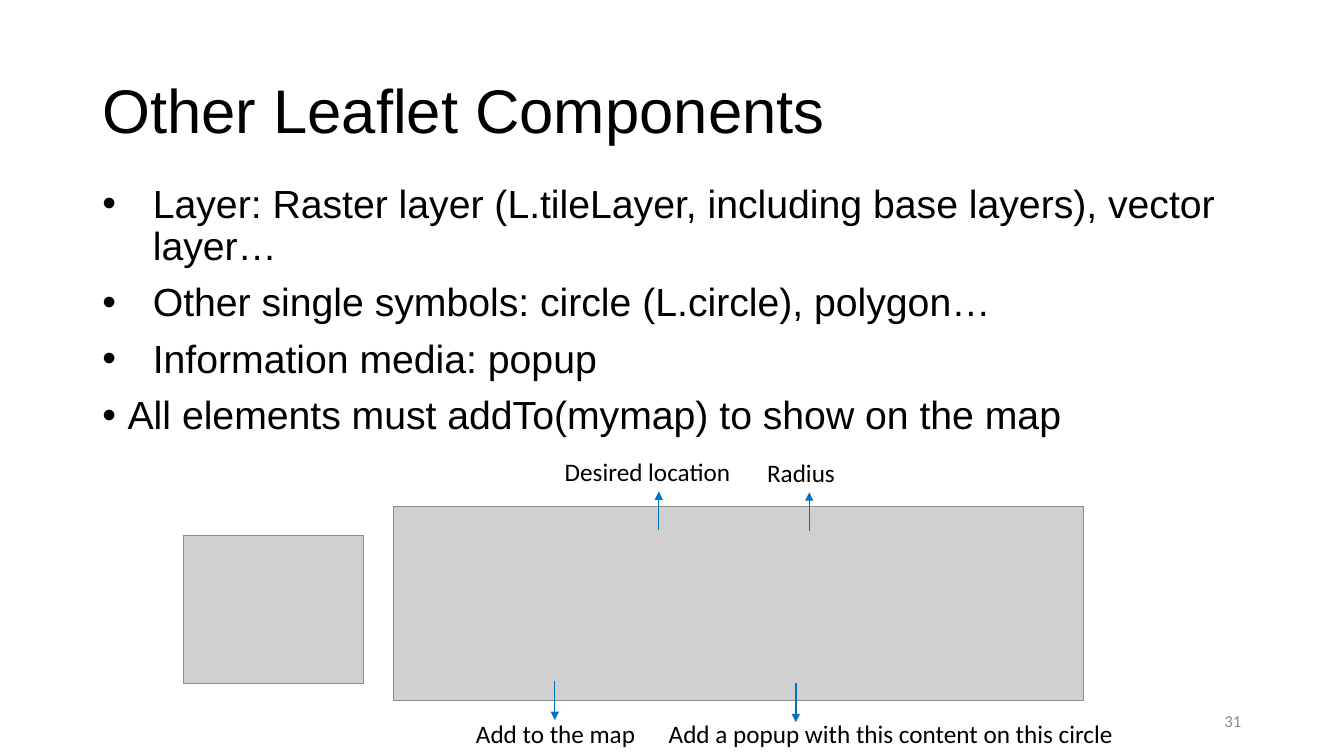
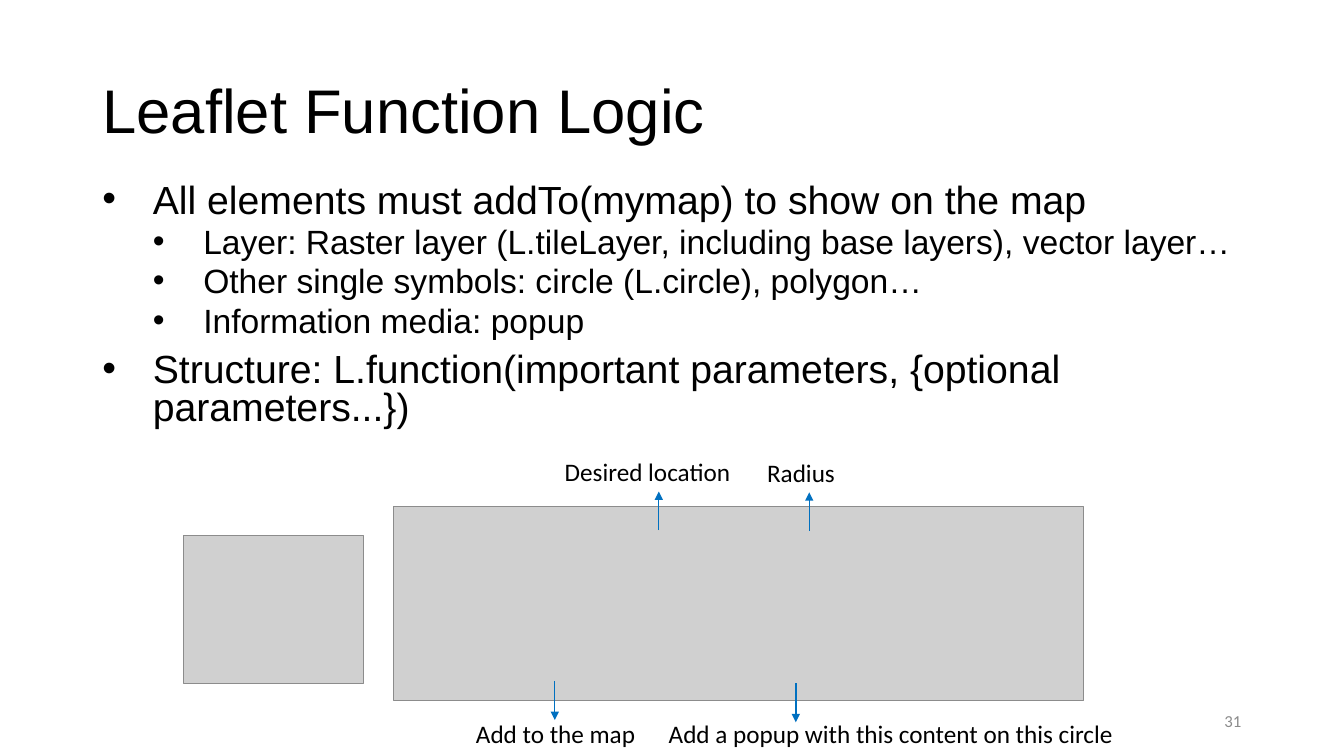
Before and after one commit to xiaohuiliugis/UCGIS-Fullstack-Geovisualization-Workshop, a slide deck: slide 31 of doc/presentation.pptx. Drawn at 1344x756 pixels with LibreOffice and Linux fonts; fonts in the diff are those of the drawing; grey boxes stand for pictures; background and template pictures are left out. Boxes give left, top, right and bottom in pixels: in the first picture for what was removed or moved away, otherwise in the second. Text is boxed around its words. In the diff, an @@ line names an element or a change of style, - is before the commit and + after.

Commit message:
Update powerpoint

```diff
--- a/doc/presentation.pptx
+++ b/doc/presentation.pptx
@@ title at [102,88,704,145]: text changed @@
-Other Leaflet Components
+Leaflet Function Logic
@@ text at [153,185,1086,222]: paragraph added @@
+• All elements must addTo(mymap) to show on the map
@@ text at [203,229,1230,340]: size 28 to 24 pt in "Layer: Raster layer (L.tileLayer, including base layers), ...", "Other single symbols: circle (L.circle), polygon…", "Information media: popup"; list level 1 to 2 in "Layer: Raster layer (L.tileLayer, including ..."; line spacing 0.9 to 0.8; list level 1 to 2 in "Other single symbols: circle (L.circle), ..."; list level 1 to 2 in "Information media: popup" @@
@@ text at [153,354,1060,429]: text changed @@
-• All elements must addTo(mymap) to show on the map
+• Structure: L.function(important parameters, {optional parameters...})
```
Also in this commit, not shown: 6 other slides changed, 1 other file.
